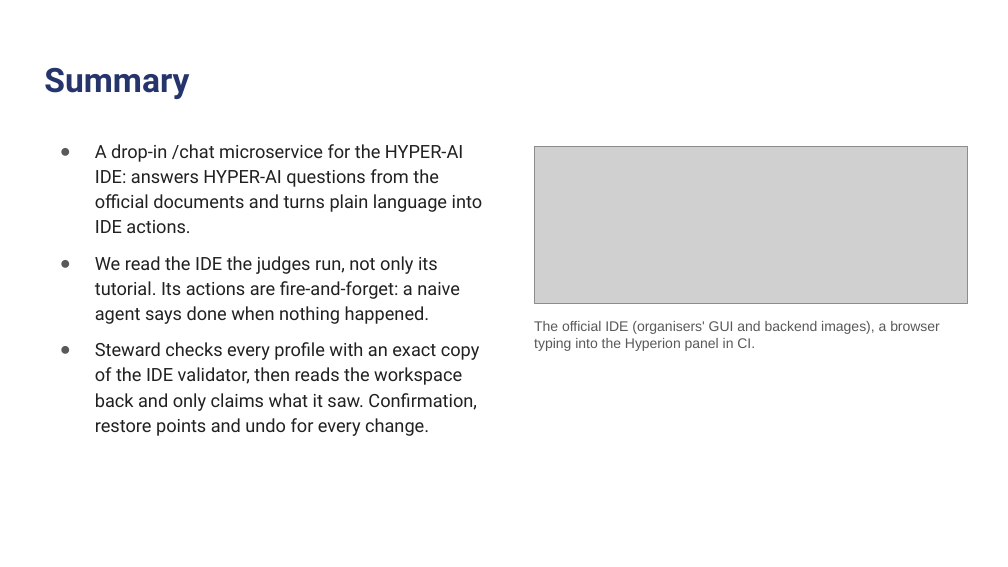
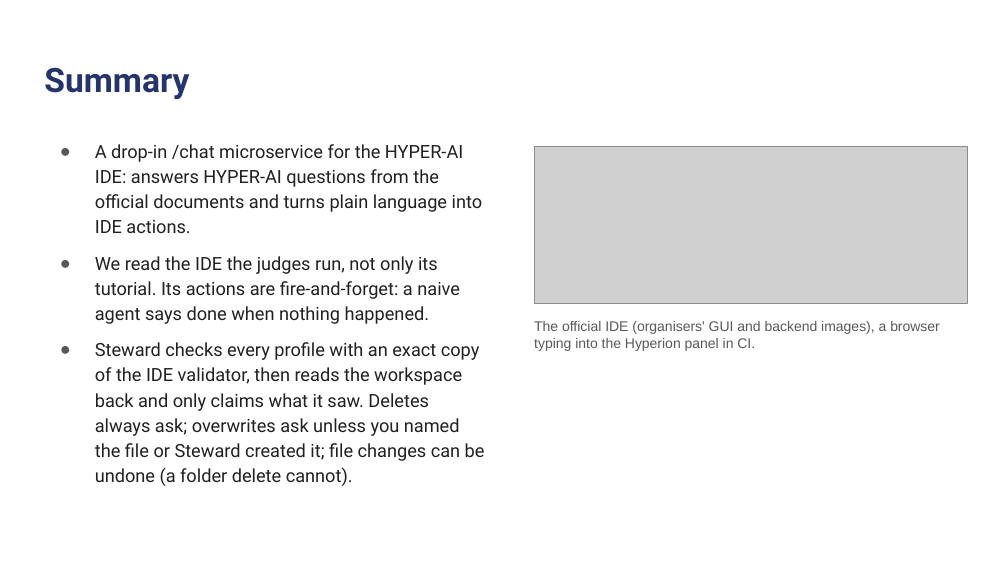
Before and after one commit to Faadil1/veles-hack-2026, a slide deck: slide 3 of docs/pitch/Hyperion-Steward-VelesHack.pptx. Drawn at 1008x567 pixels with LibreOffice and Linux fonts; fonts in the diff are those of the drawing; grey boxes stand for pictures; background and template pictures are left out. Boxes give left, top, right and bottom in pixels: in the first picture for what was removed or moved away, otherwise in the second. Text is boxed around its words. In the diff, an @@ line names an element or a change of style, - is before the commit and + after.

```diff
--- a/docs/pitch/Hyperion-Steward-VelesHack.pptx
+++ b/docs/pitch/Hyperion-Steward-VelesHack.pptx
@@ text at box(95, 342, 485, 486): text changed @@
-● Steward checks every profile with an exact copy of the IDE validator, then reads the workspace back and only claims what it saw. Confirmation, restore points and undo for every change.
+● Steward checks every profile with an exact copy of the IDE validator, then reads the workspace back and only claims what it saw. Deletes always ask; overwrites ask unless you named the file or Steward created it; file changes can be undone (a folder delete cannot).
```
Also in this commit, not shown: 1 other slide changed, 11 other files.
